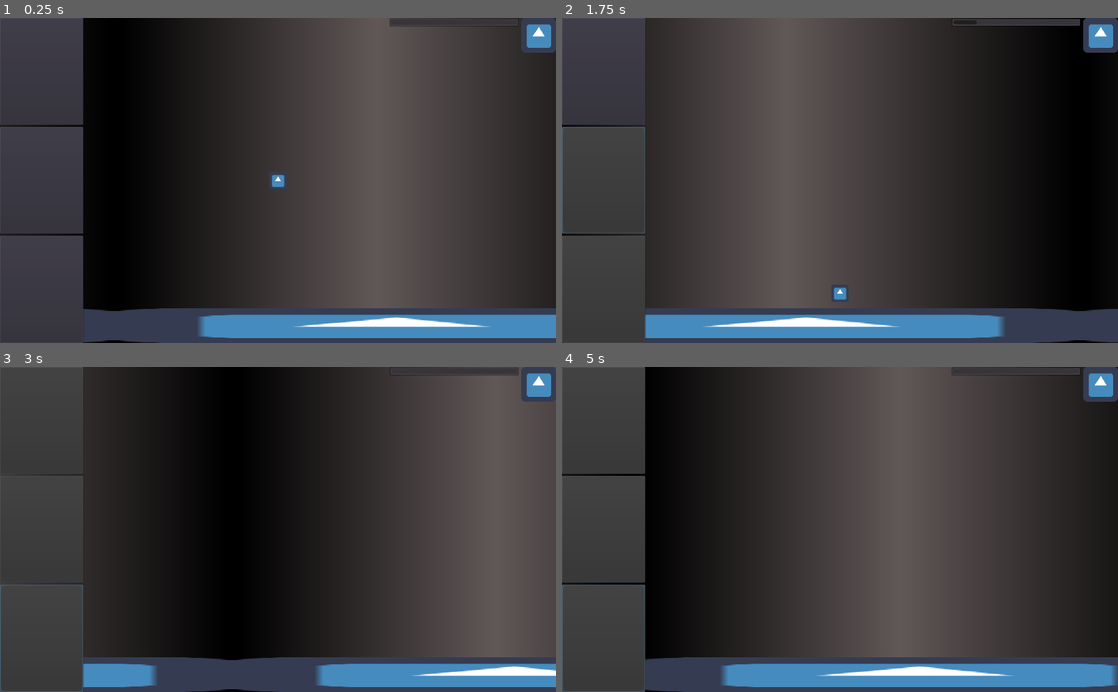
Above: before the commit, frames 1-4 (two rows, left to right).
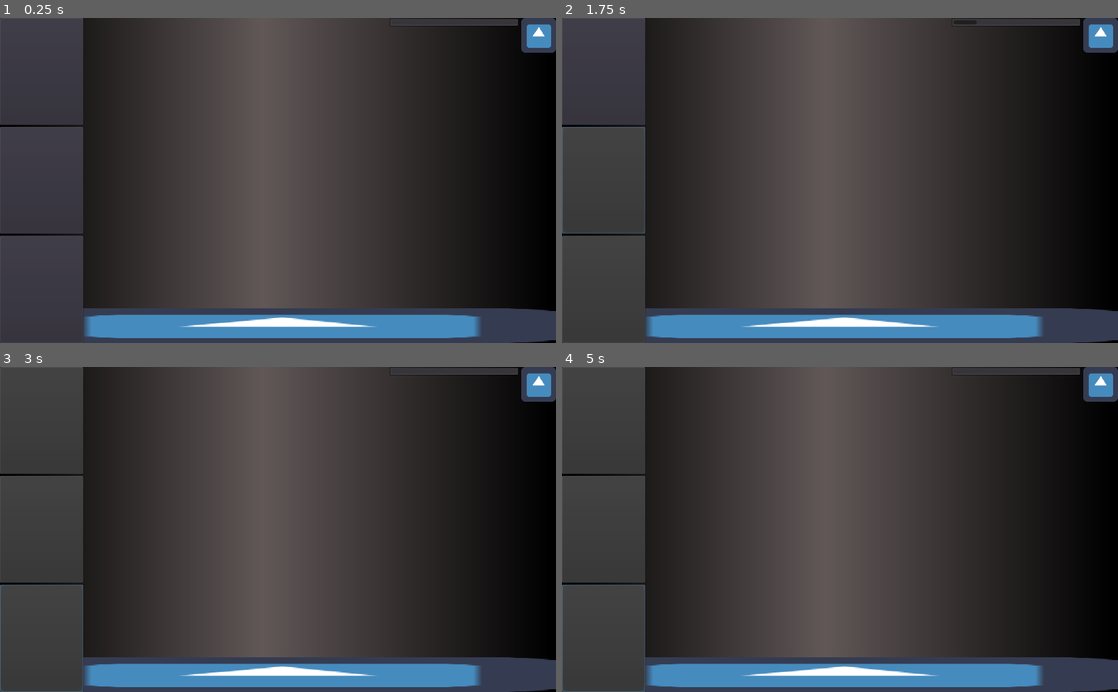
Above: after the commit, the same moments.

Repository: iniyanijoseph/Gravity
Game: Godot game, scene res://Main.tscn
Same seed, same stepped clock (60 frames per second), same inputs: the game is played once before the commit and once after it. The engine's default icon, where the game draws it, is replaced by a stand-in: a white triangle on a blue panel in a dark square.
Inputs (mouse positions are in pixels of both pictures, inside the frame that each line leads up to):
- Up to frame 1 (0.25 s): no input
- Up to frame 2 (1.75 s): click (600, 70) at 0.5 s; click (600, 180) at 1.25 s
- Up to frame 3 (3 s): click (38, 640) at 2 s
- Up to frame 4 (5 s): no input

The runs differ from the first frame. In frame 1, 66% of the frame differs, in the area x 0-100%, y 0-100%; in frame 2, 1.5%; in frame 3, 58%; in frame 4, 66%.

Commit message:
Remove Unit Tests

Diff:
--- a/Main.tscn
+++ b/Main.tscn
@@ -1,12 +1,8 @@
-[gd_scene load_steps=6 format=2]
+[gd_scene load_steps=4 format=2]
 
 [ext_resource path="res://ActionController/ActionController.tscn" type="PackedScene" id=1]
 [ext_resource path="res://Player/Player.tscn" type="PackedScene" id=2]
-[ext_resource path="res://icon.png" type="Texture" id=3]
 [ext_resource path="res://BackGround/Parallax.tscn" type="PackedScene" id=4]
-
-[sub_resource type="CircleShape2D" id=2]
-radius = 24.0
 
 [node name="Main" type="Node2D"]
 
@@ -15,24 +11,3 @@
 [node name="ActionController" parent="." instance=ExtResource( 1 )]
 
 [node name="Parallax" parent="." instance=ExtResource( 4 )]
-
-[node name="RigidBody2D" type="RigidBody2D" parent="."]
-position = Vector2( 296, 296 )
-applied_force = Vector2( 200, 50 )
-__meta__ = {
-"_edit_group_": true
-}
-
-[node name="Sprite" type="Sprite" parent="RigidBody2D"]
-scale = Vector2( 0.5, 0.5 )
-texture = ExtResource( 3 )
-
-[node name="CollisionShape2D" type="CollisionShape2D" parent="RigidBody2D"]
-shape = SubResource( 2 )
-
-[node name="Camera2D" type="Camera2D" parent="RigidBody2D"]
-current = true
-limit_top = 0
-limit_bottom = 600
-editor_draw_limits = true
-editor_draw_drag_margin = true
